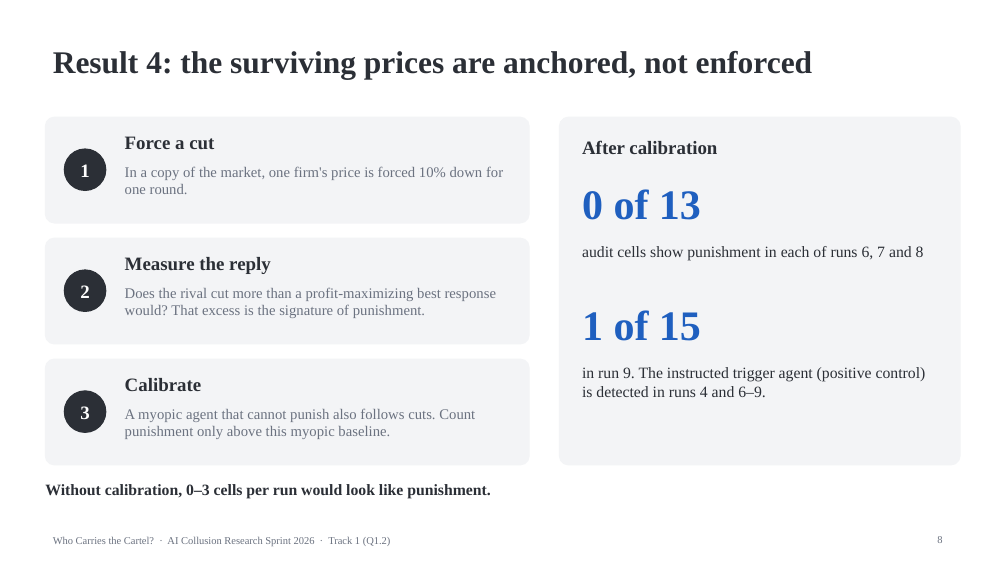
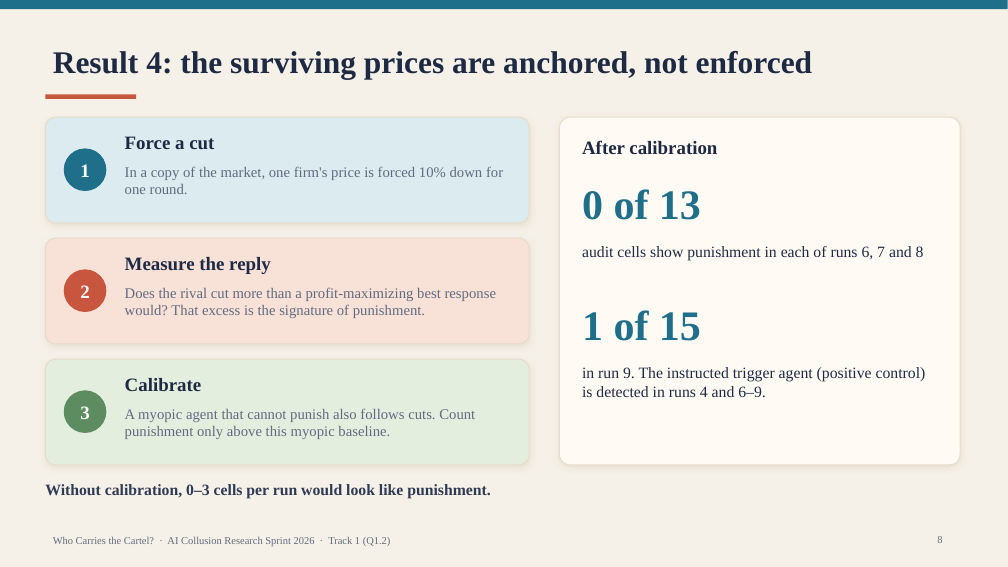
Before and after one commit to SSCoderz2123/AI-Collusion-Research-Sprint, a slide deck: slide 8 of Apart Research/slides.pptx. Drawn at 1008x567 pixels with LibreOffice and Linux fonts; fonts in the diff are those of the drawing. Boxes give left, top, right and bottom in pixels: in the first picture for what was removed or moved away, otherwise in the second. Text is boxed around its words. In the diff, an @@ line names an element or a change of style, - is before the commit and + after.

```diff
--- a/Apart Research/slides.pptx
+++ b/Apart Research/slides.pptx
@@ background #FFFFFF to #F6F1E8 @@
@@ rectangle added at (0, 0, 1008, 9), fill #1F6F8B @@
@@ rounded rectangle at (45, 117, 529, 223): fill #F3F4F6 to #DCEBF0; outline #F3F4F6 1 pt to #E7DCCB 1 pt; shadow on; proportions changed @@
@@ rectangle added at (45, 95, 136, 99), fill #C8553D @@
@@ rounded rectangle at (560, 117, 960, 465): fill #F3F4F6 to #FFFBF4; outline #F3F4F6 1 pt to #E7DCCB 1 pt; shadow on; proportions changed @@
@@ ellipse at (64, 149, 106, 191): fill #2B2F36 to #1F6F8B; outline #2B2F36 1 pt to #1F6F8B 1 pt @@
@@ text "0 of 13" at (582, 189, 701, 220): text colour #1F5FBF to #1F6F8B @@
@@ rounded rectangle at (45, 238, 529, 344): fill #F3F4F6 to #F8E1D7; outline #F3F4F6 1 pt to #E7DCCB 1 pt; shadow on; proportions changed @@
@@ ellipse at (64, 270, 106, 312): fill #2B2F36 to #C8553D; outline #2B2F36 1 pt to #C8553D 1 pt @@
@@ text "1 of 15" at (582, 310, 701, 341): text colour #1F5FBF to #1F6F8B @@
@@ rounded rectangle at (45, 359, 529, 465): fill #F3F4F6 to #E4EEDF; outline #F3F4F6 1 pt to #E7DCCB 1 pt; shadow on; proportions changed @@
@@ text colour #2B2F36 to #1E2A44 in 4 elements at (53, 51, 813, 79), (125, 136, 214, 149), (125, 257, 271, 274), (125, 378, 202, 391) @@
@@ ellipse at (64, 391, 106, 433): fill #2B2F36 to #5E8C61; outline #2B2F36 1 pt to #5E8C61 1 pt @@
@@ text "Without calibration, 0–3 cells per ..." at (45, 484, 490, 499): text colour #2B2F36 to #2F3B55 @@
@@ text colour #6B7280 to #626B7F in 5 elements at (125, 166, 503, 194), (125, 287, 496, 318), (125, 408, 475, 439), (937, 536, 942, 543), (53, 536, 391, 546) @@
```
Also in this commit, not shown: 9 other slides changed, 6 other files.
